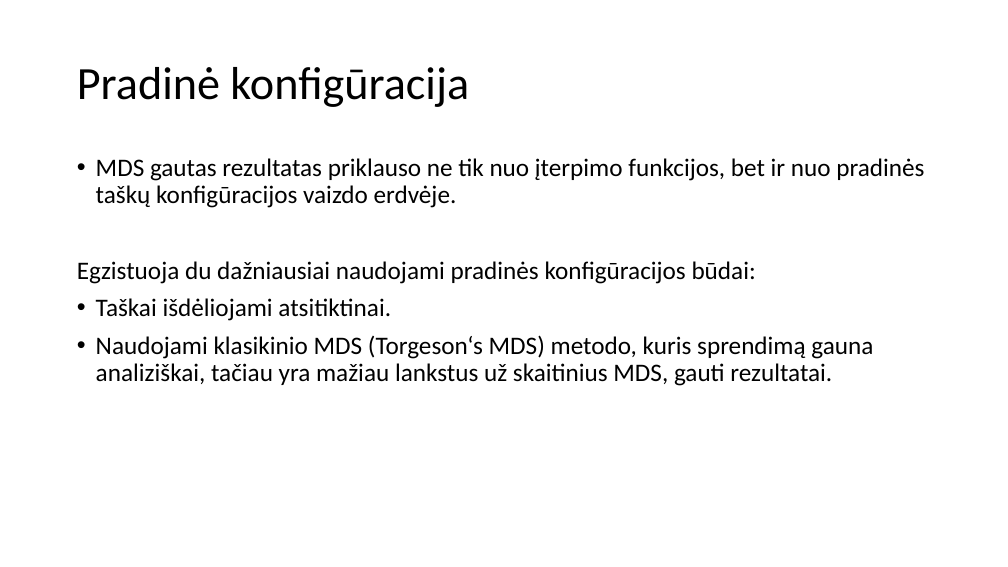
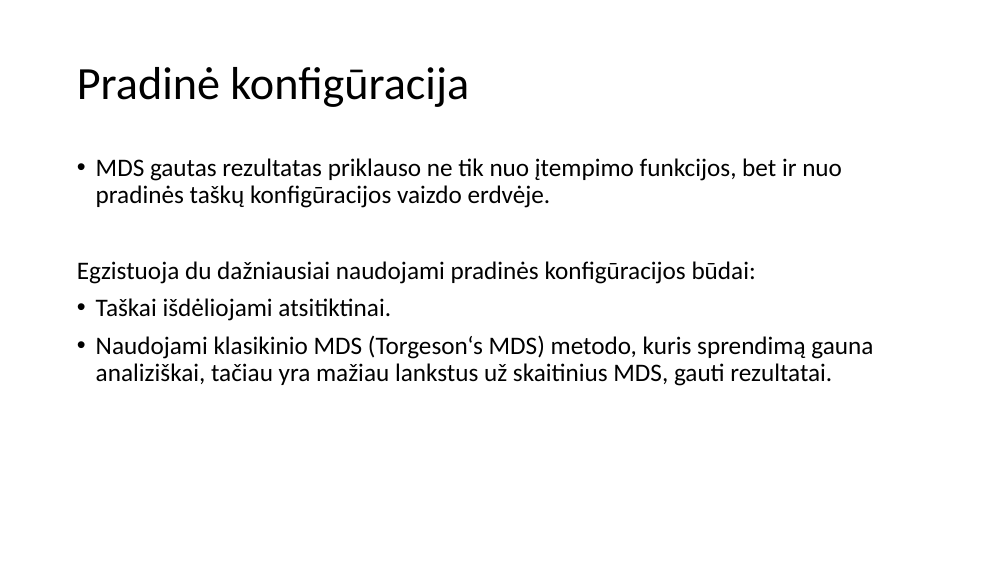
Before and after one commit to dovmar/PDVS, a slide deck: slide 18 of MDS/MDS_pristatymas.pptx. Drawn at 1008x567 pixels with LibreOffice and Linux fonts; fonts in the diff are those of the drawing. Boxes give left, top, right and bottom in pixels: in the first picture for what was removed or moved away, otherwise in the second. Text is boxed around its words. In the diff, an @@ line names an element or a change of style, - is before the commit and + after.

```diff
--- a/MDS/MDS_pristatymas.pptx
+++ b/MDS/MDS_pristatymas.pptx
@@ text at (x1=96, y1=158, x2=842, y2=208): text changed @@
-• MDS gautas rezultatas priklauso ne tik nuo įterpimo funkcijos, bet ir nuo pradinės taškų konfigūracijos vaizdo erdvėje.
+• MDS gautas rezultatas priklauso ne tik nuo įtempimo funkcijos, bet ir nuo pradinės taškų konfigūracijos vaizdo erdvėje.
```
Also in this commit, not shown: 7 other slides changed, 2 other files.
